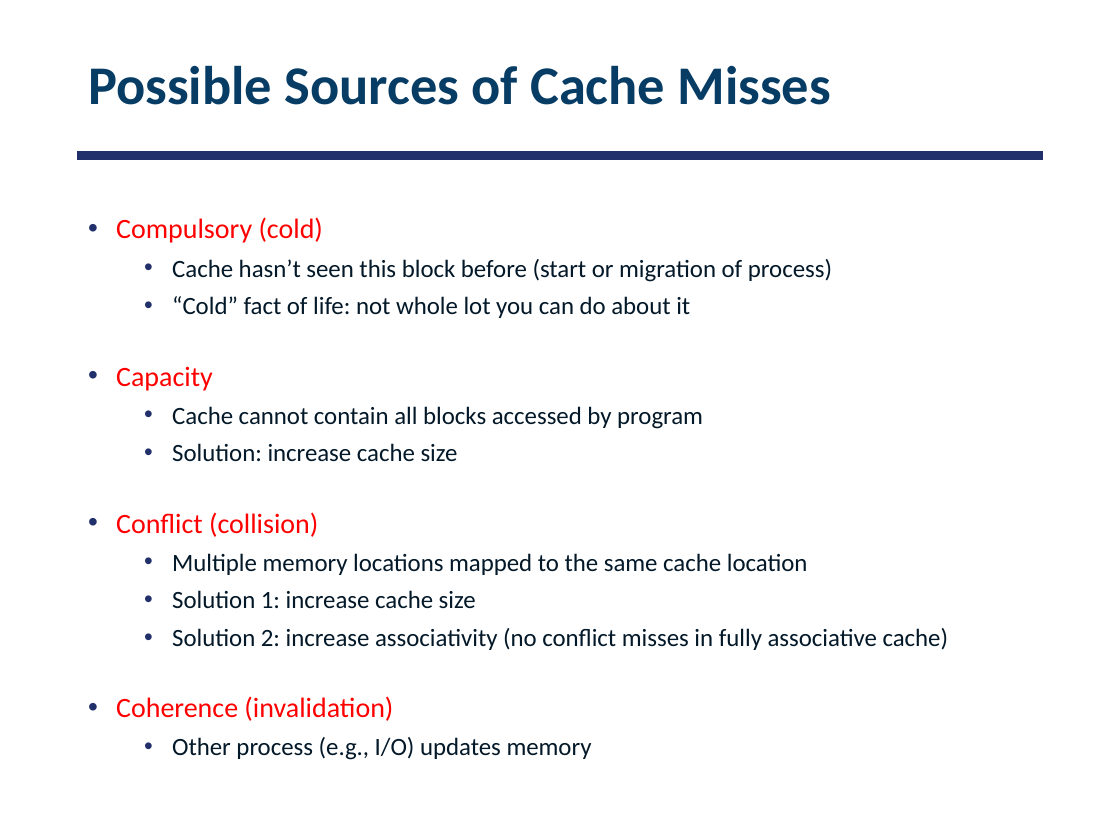
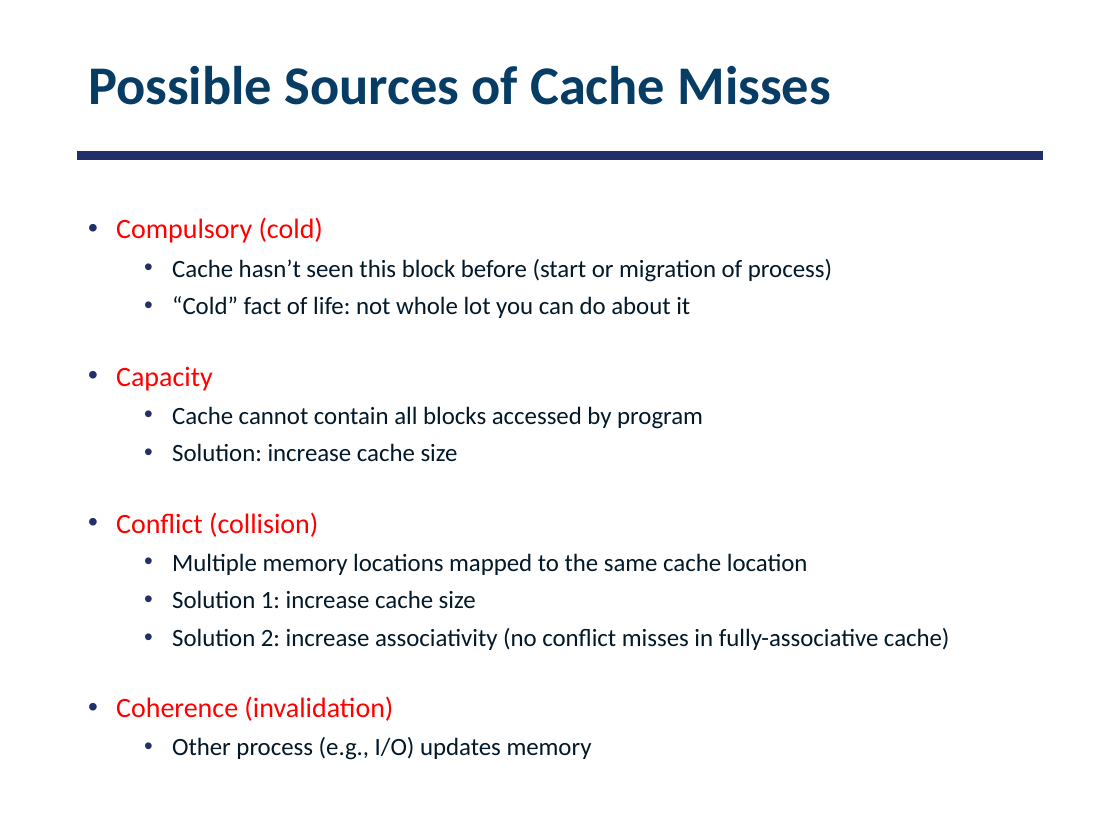
Before and after one commit to smajidzahedi/ECE350, a slide deck: slide 24 of 08-caching.pptx. Drawn at 1120x840 pixels with LibreOffice and Linux fonts; fonts in the diff are those of the drawing. Boxes give left, top, right and bottom in pixels: in the first picture for what was removed or moved away, otherwise in the second. Text is boxed around its words. In the diff, an @@ line names an element or a change of style, - is before the commit and + after.

Commit message:
fixed typos during lecture

```diff
--- a/08-caching.pptx
+++ b/08-caching.pptx
@@ text at (x1=172, y1=628, x2=950, y2=650): text changed @@
-  • Solution 2: increase associativity (no conflict misses in fully associative cache)
+  • Solution 2: increase associativity (no conflict misses in fully-associative cache)
```
Also in this commit, not shown: 8 other slides changed, 3 other files.
